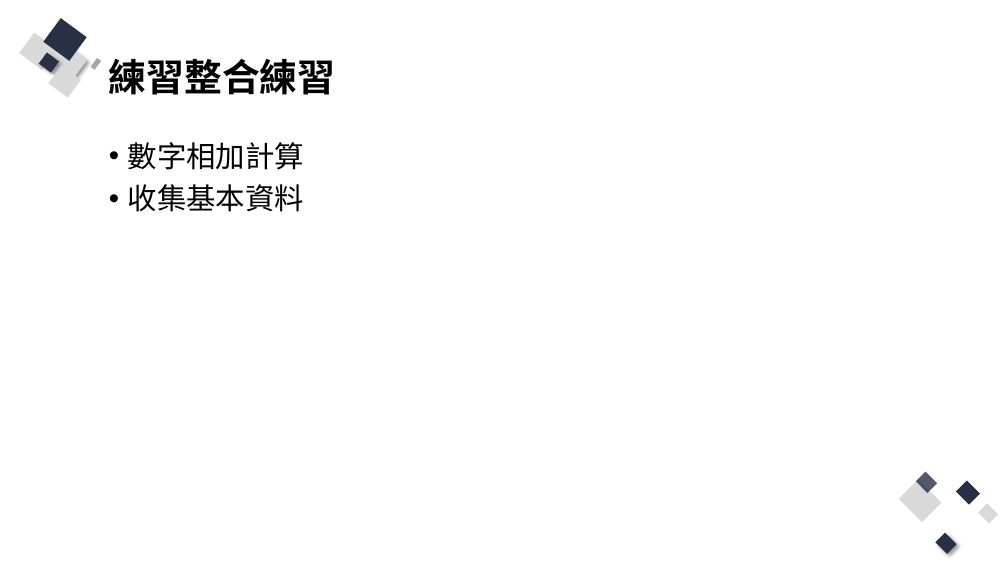
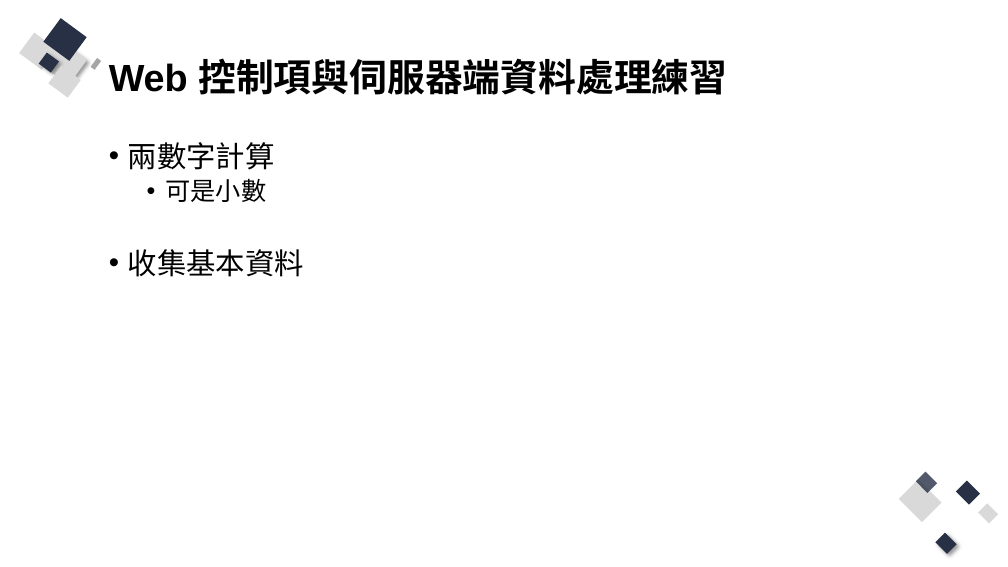
Before and after one commit to Q81JIAXIONG/-, a slide deck: slide 14 of 投影片/2..pptx. Drawn at 1008x567 pixels with LibreOffice and Linux fonts; fonts in the diff are those of the drawing. Boxes give left, top, right and bottom in pixels: in the first picture for what was removed or moved away, otherwise in the second. Text is boxed around its words. In the diff, an @@ line names an element or a change of style, - is before the commit and + after.

Commit message:
準備2數字計算範例

```diff
--- a/投影片/2..pptx
+++ b/投影片/2..pptx
@@ title at [109,58,727,95]: text changed @@
-練習整合練習
+Web 控制項與伺服器端資料處理練習
@@ text at [128,142,275,202]: text changed @@
-• 數字相加計算
+• 兩數字計算
+  • 可是小數
```
Also in this commit, not shown: 6 other slides changed, 1 slide added, 1 slide removed, 11 other files.
